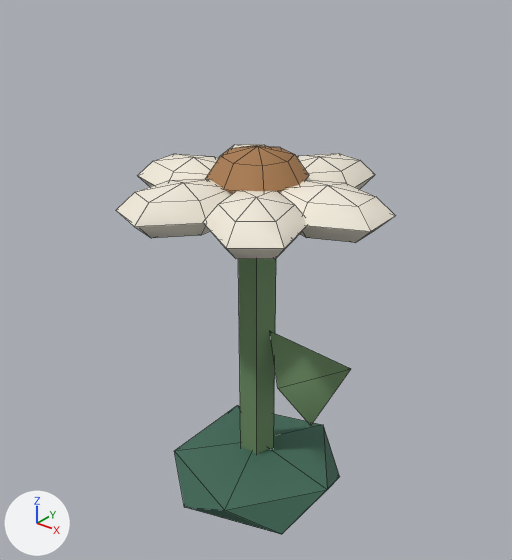
Before and after pictures for a commit that changed the FBX model Assets/Art/Models/Environment/Flower_A.fbx.
One viewpoint serves both versions: a 50 mm camera at (0.368, -0.463, 0.522) aimed at (-0.005, 0.004, 0.233). Lighting does not change. The marker at lower left points along +X, +Y and +Z. The first picture is the older version. Mesh edges are drawn as thin lines. Where no turn or scale is listed for an object, it has been applied to the vertices.

The first picture shows 'Flower_A'.
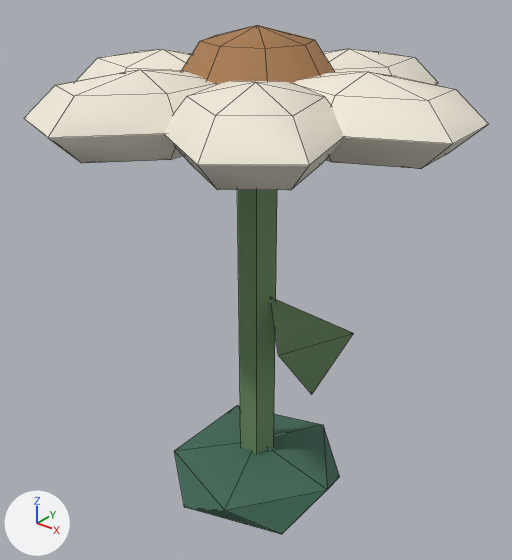
Where the change shows, as pixel boxes [x1, y1, x2, y2] in the pictures (512 x 560 px; the box of a moved part takes in the faces that stretch with it):
'Flower_A', reshaped (66% wider, 30% taller): before [116, 144, 395, 535]; after [24, 25, 489, 535]
part 1 of me_flower_a, moved or reshaped: before [280, 180, 395, 242]; after [293, 72, 489, 169]
part 2 of me_flower_a, moved or reshaped: before [297, 153, 375, 189]; after [323, 49, 438, 85]
part 3 of me_flower_a, moved or reshaped (not visible afterwards): before [219, 144, 267, 158]
part 4 of me_flower_a, moved or reshaped: before [137, 154, 219, 187]; after [76, 49, 192, 81]
part 5 of me_flower_a, moved or reshaped: before [116, 179, 232, 238]; after [24, 69, 215, 163]
part 6 of me_flower_a, moved or reshaped: before [204, 190, 307, 259]; after [164, 81, 344, 190]
part 7 of me_flower_a, added (brown): after [182, 25, 335, 85]
part 8 of me_flower_a, moved or reshaped: before [270, 331, 351, 426]; after [270, 297, 353, 394]
part 9 of me_flower_a, deleted (brown): before [205, 145, 309, 194]
part 10 of me_flower_a, moved or reshaped: before [238, 259, 276, 455]; after [238, 190, 277, 455]

The change, as a diff of the scene's bpy script:
```diff
--- a/Assets/Art/Models/Environment/Flower_A.fbx.py
+++ b/Assets/Art/Models/Environment/Flower_A.fbx.py
@@ me_flower_a @@
 # used by ob_flower_a; location = (0.0, 0.0, 0.0)
-me_flower_a.from_pydata(...)  # 173 vertices, 208 faces; spans x -0.123..0.123, y -0.121..0.123, z -0.012..0.362
+me_flower_a.from_pydata(...)  # 173 vertices, 208 faces; spans x -0.184..0.183, y -0.182..0.185, z -0.012..0.459
+# me_flower_a part 1: the loose piece of 20 vertices spanning x 0.017..0.123, y -0.039..0.045, z 0.299..0.341 is scaled about its middle by 1.58, then moved by (0.03, 0.001, 0.08)
+# me_flower_a part 2: the loose piece of 20 vertices spanning x -0.022..0.059, y 0.012..0.123, z 0.299..0.341 is scaled about its middle by 1.58, then moved by (0.008, 0.029, 0.08)
+# me_flower_a part 3: the loose piece of 20 vertices spanning x -0.099..0.003, y -0.001..0.103, z 0.299..0.341 is scaled about its middle by 1.58, then moved by (-0.021, 0.022, 0.08)
+# me_flower_a part 4: the loose piece of 20 vertices spanning x -0.123..-0.016, y -0.047..0.037, z 0.299..0.341 is scaled about its middle by 1.58, then moved by (-0.03, -0.002, 0.08)
+# me_flower_a part 5: the loose piece of 20 vertices spanning x -0.065..0.013, y -0.121..-0.009, z 0.299..0.341 is scaled about its middle by 1.58, then moved by (-0.011, -0.028, 0.08)
+# me_flower_a part 6: the loose piece of 20 vertices spanning x -0.006..0.091, y -0.109..-0.001, z 0.299..0.341 is scaled about its middle by 1.58, then moved by (0.018, -0.024, 0.08)
+# me_flower_a part 7: a new loose piece, a UV sphere (8 segments, 4 rings, poles along z) spanning x -0.065..0.065, y -0.065..0.065, z 0.381..0.459, in mat_wood (brown #a77a4e)
+# me_flower_a part 8: the loose piece of 5 vertices spanning x 0.015..0.105, y -0.02..0.02, z 0.101..0.187 is moved by (0.0, 0.0, 0.036)
+# me_flower_a part 9: the loose piece of 26 vertices spanning x -0.045..0.045, y -0.045..0.045, z 0.308..0.362 is deleted
+# me_flower_a part 10
+# 5 vertices are removed from x -0.017..0.017, y -0.015..0.018, z 0.32
+# 6 faces are deleted
+# 5 new vertices lie (0.0, 0.0, 0.4) away from vertices in x -0.017..0.017, y -0.015..0.018, z 0.0
+# 6 new faces join them, mat_leaflight (green #6b8c62)
 me_flower_a.materials.append(mat_leaf)
```
